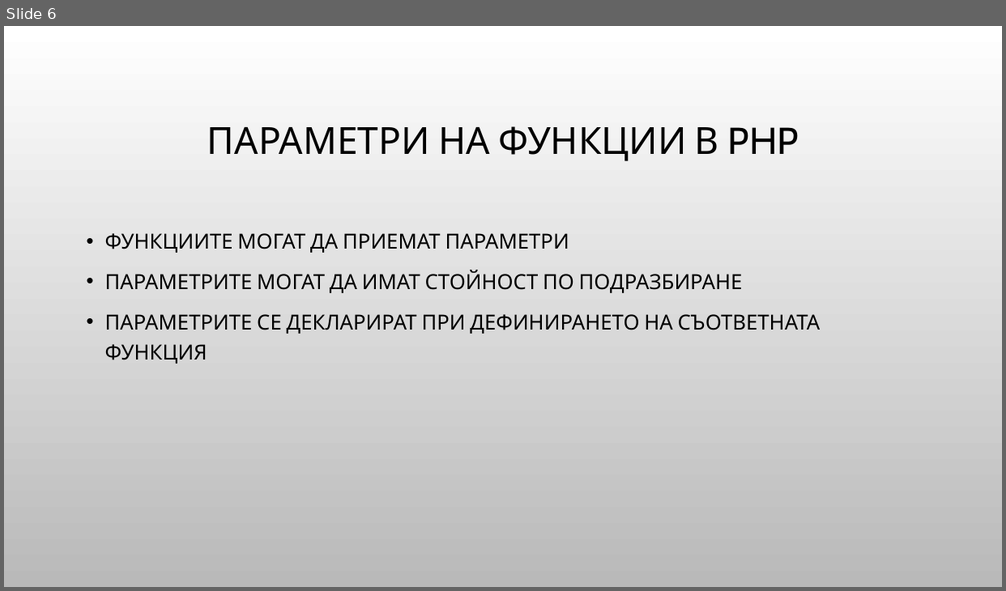
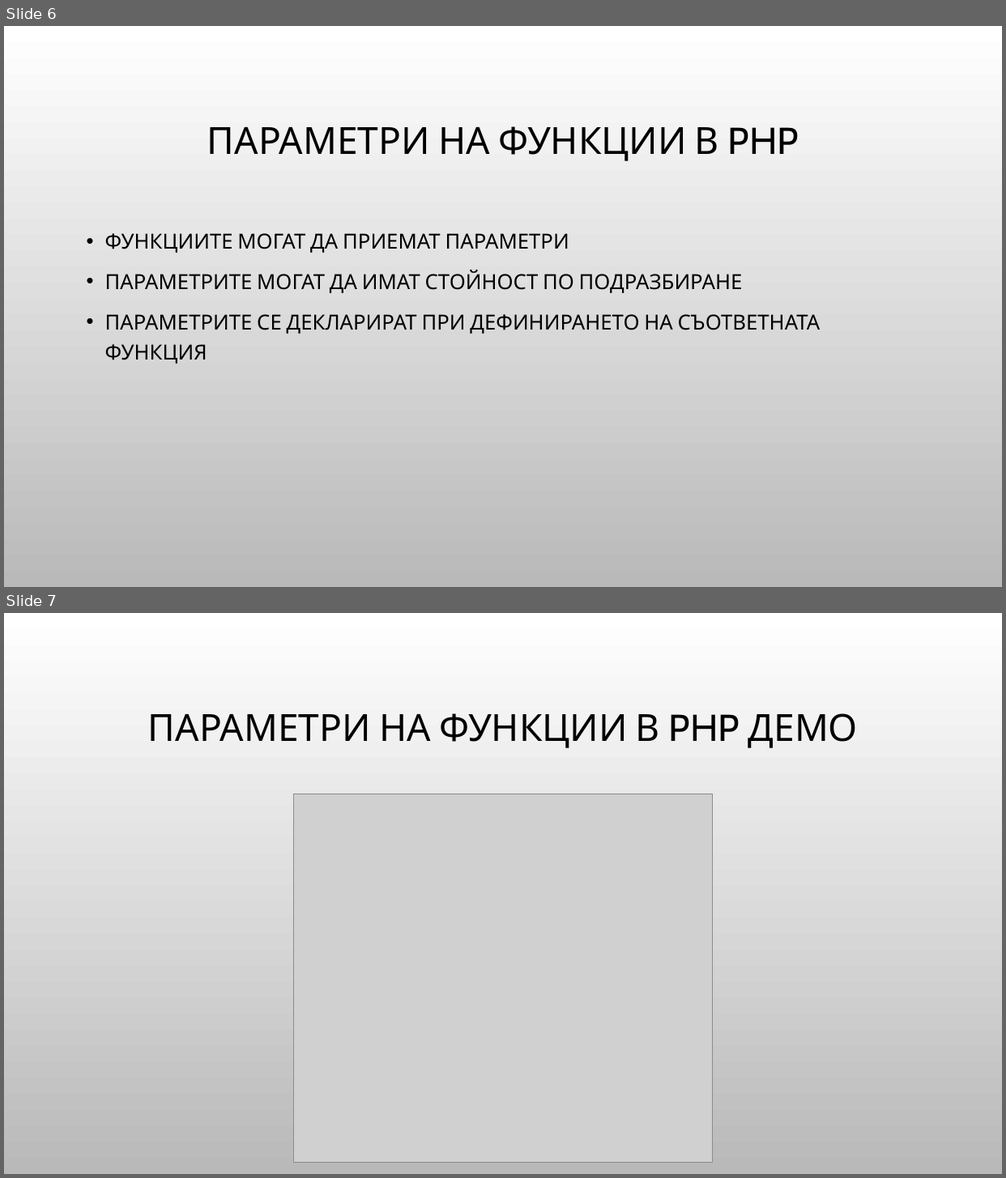
Before and after one commit to Bilyukov/php-mysql-course, a slide deck: 06.php-bacics-4.pptx. Shown one above the other, each under a label of ours: slide 6 before the commit, slides 6 and 7 after it. The pictures are 1006x591 and 1006x1178 pixels, drawn with LibreOffice and Linux fonts; fonts in the diff are those of the drawing; grey boxes stand for pictures; background and template pictures are left out. Boxes give left, top, right and bottom in pixels: in the first picture for what was removed or moved away, otherwise in the second. Text is boxed around its words. In the diff, an @@ line names an element or a change of style, - is before the commit and + after.

```diff
--- a/06.php-bacics-4.pptx
+++ b/06.php-bacics-4.pptx
@@ slide 7 added at [4, 613, 1002, 1174], background picture (left out) @@
@@ title added at [148, 713, 858, 748], 36 pt, text #000000 @@
+ПАРАМЕТРИ НА ФУНКЦИИ В PHP ДЕМО
@@ picture added at [293, 794, 712, 1162] @@
```
Also in this commit, not shown: 15 other slides added, 5 other files.
